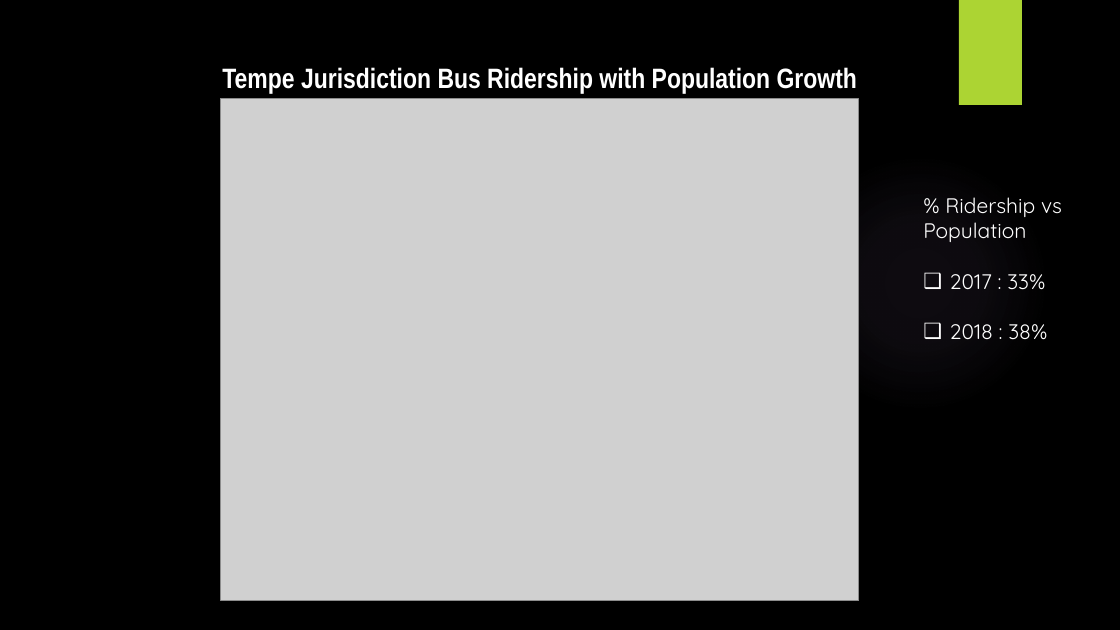
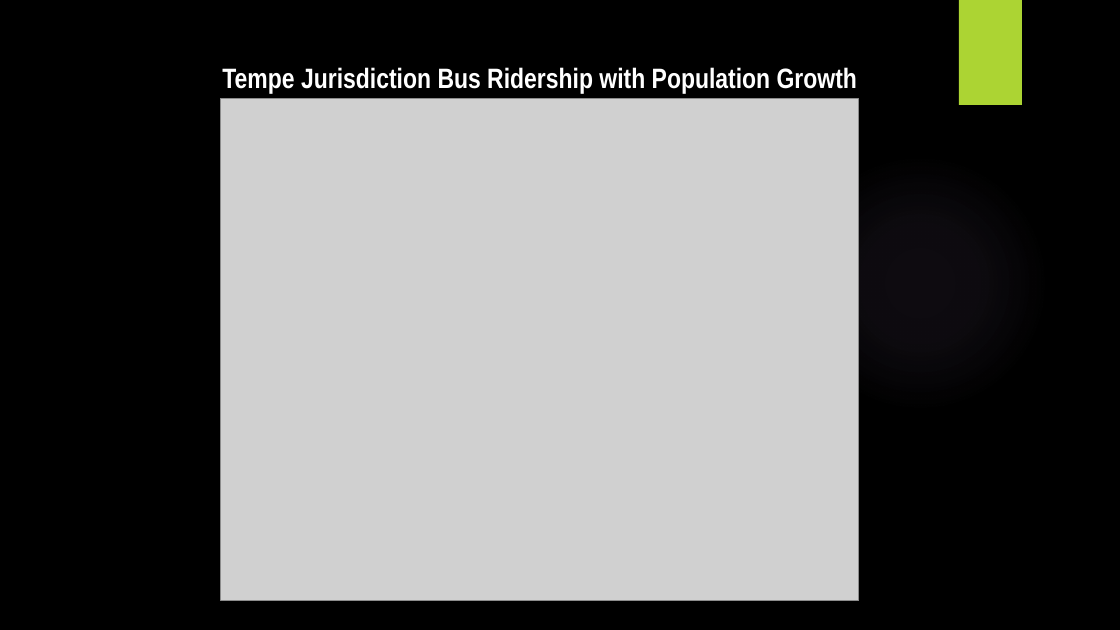
Before and after one commit to phil-wew/group_project1, a slide deck: slide 7 of Valley Metro-Group Project 1-Team 1 NEW.pptx. Drawn at 1120x630 pixels with LibreOffice and Linux fonts; fonts in the diff are those of the drawing; grey boxes stand for pictures; background and template pictures are left out. Boxes give left, top, right and bottom in pixels: in the first picture for what was removed or moved away, otherwise in the second. Text is boxed around its words. In the diff, an @@ line names an element or a change of style, - is before the commit and + after.

```diff
--- a/Valley Metro-Group Project 1-Team 1 NEW.pptx
+++ b/Valley Metro-Group Project 1-Team 1 NEW.pptx
@@ text removed at (923, 197, 1062, 340) @@
-% Ridership vs Population
-❑ 2017 : 33%
-❑ 2018 : 38%
```
Also in this commit, not shown: 2 other slides changed.
